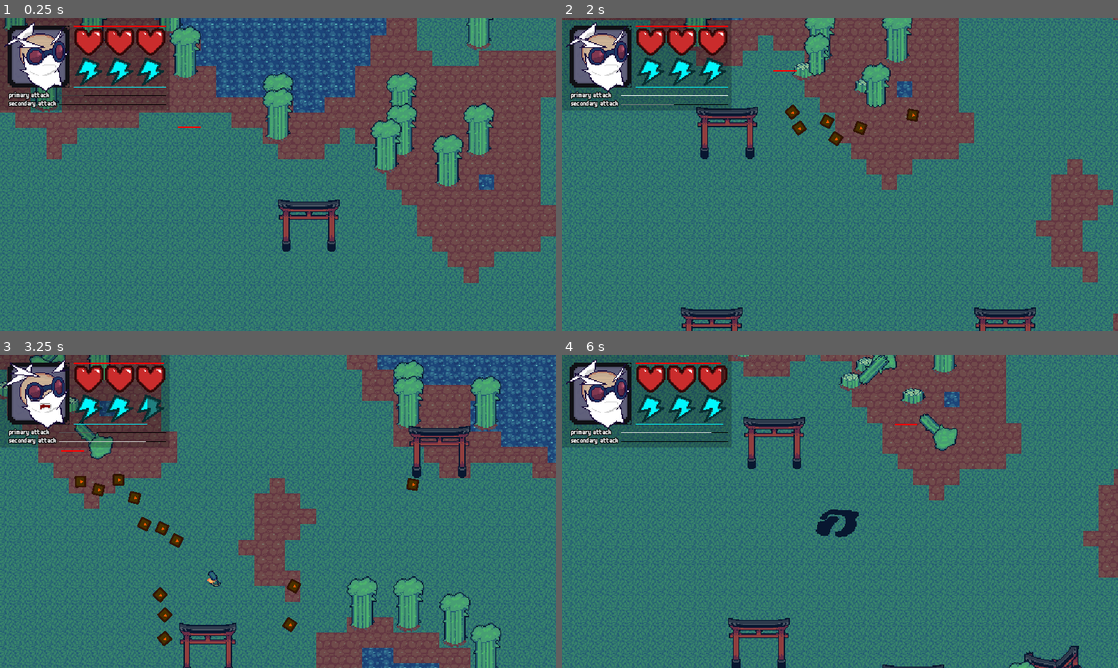
Above: before the commit, frames 1-4 (two rows, left to right).
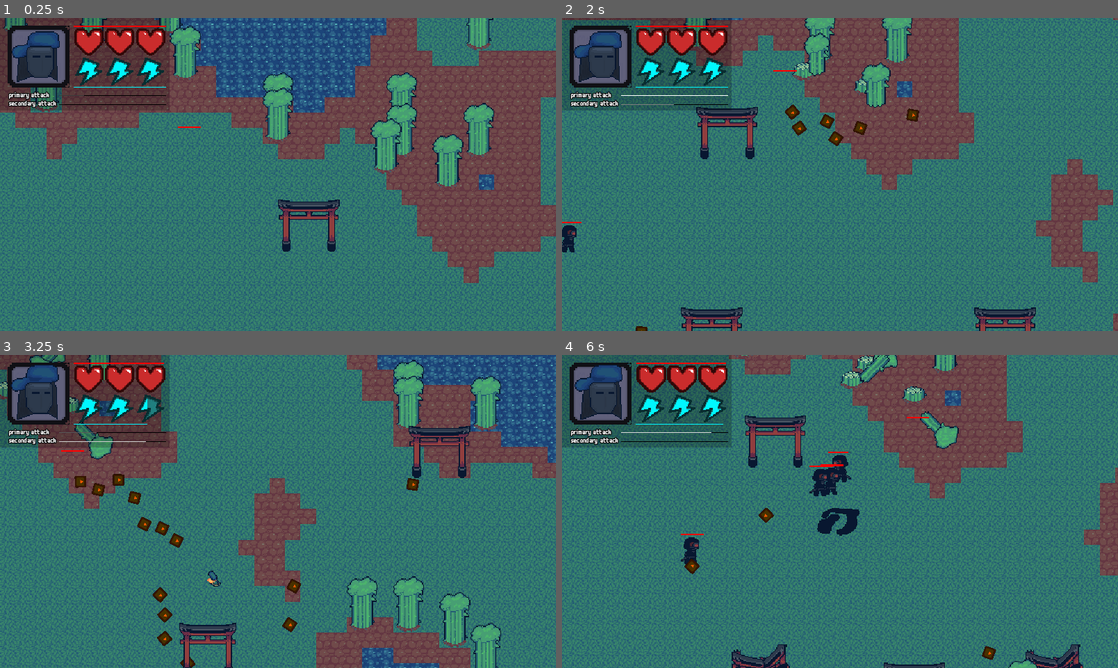
Above: after the commit, the same moments.

Repository: slotling/collateral-damage-gwj71
Game: Godot game, scene res://Scenes/Root/world.tscn
Same seed, same stepped clock (60 frames per second), same inputs: the game is played once before the commit and once after it. The engine's default icon, where the game draws it, is replaced by a stand-in: a white triangle on a blue panel in a dark square.
Inputs (mouse positions are in pixels of both pictures, inside the frame that each line leads up to):
- Up to frame 1 (0.25 s): no input
- Up to frame 2 (2 s): move the mouse to (962, 158) at 0.52 s; hold D (right) 0.53-1.28 s; click (962, 158) at 0.6 s; move the mouse to (728, 190) at 1.27 s; hold S (backward) from 1.28 s (still down); right-click (728, 190) at 1.35 s
- Up to frame 3 (3.25 s): move the mouse to (333, 442) at 2.02 s; release S (backward) at 2.03 s; hold D (right) 2.03-2.78 s; hold Shift (run) 2.03-2.78 s; move the mouse to (250, 574) at 2.77 s; hold W (forward) from 2.78 s (still down); click (250, 574) at 2.85 s
- Up to frame 4 (6 s): move the mouse to (1006, 558) at 3.52 s; release W (forward) at 3.53 s; hold A (left) 3.53-5.03 s; right-click (1006, 558) at 3.6 s; move the mouse to (673, 464) at 4.27 s; tap Shift (run) at 4.35 s; move the mouse to (867, 511) at 5.02 s; hold S (backward) 5.03-5.78 s; click (867, 511) at 5.1 s; move the mouse to (756, 433) at 5.77 s; hold D (right) from 5.78 s (still down); right-click (756, 433) at 5.85 s

The runs differ from the first frame. In frame 1, 1.4% of the frame differs, in the area x 0-13%, y 1-24%; in frame 2, 1.6%; in frame 3, 1.6%; in frame 4, 22%, in the area x 0-100%, y 0-100%.

Commit message:
natascha hud icon

Diff:
--- a/Handlers/health_handler.tscn
+++ b/Handlers/health_handler.tscn
@@ -15,6 +15,7 @@
 autostart = true
 
 [node name="HealthBar" type="ProgressBar" parent="."]
+z_index = 100
 offset_left = -24.0
 offset_top = -67.0
 offset_right = 24.0
--- a/Scenes/Entities/Characters/arsonist_player.tscn
+++ b/Scenes/Entities/Characters/arsonist_player.tscn
@@ -1,10 +1,15 @@
-[gd_scene load_steps=4 format=3 uid="uid://dl472ck8pk4d7"]
+[gd_scene load_steps=5 format=3 uid="uid://dl472ck8pk4d7"]
 
 [ext_resource type="PackedScene" uid="uid://d2vt5m4ks2jor" path="res://Scenes/Entities/player.tscn" id="1_ofonj"]
 [ext_resource type="Script" path="res://Handlers/AttackHandlers/CharacterAttacks/Arsonist_Attack1.gd" id="2_owpu5"]
+[ext_resource type="Texture2D" uid="uid://cd77payn6vbp" path="res://Assets/Emotions/NataschaNapalm/NataschaNapalmEmotions.png" id="2_r1t3h"]
 [ext_resource type="Script" path="res://Handlers/AttackHandlers/CharacterAttacks/Arsonist_Attack2.gd" id="3_0124p"]
 
 [node name="ArsonistPlayer" instance=ExtResource("1_ofonj")]
+icon_texture = ExtResource("2_r1t3h")
+
+[node name="HealthHandler" parent="." index="5"]
+regen = true
 
 [node name="CharacterAttack1" parent="." index="6"]
 script = ExtResource("2_owpu5")
--- a/Scenes/Entities/Characters/demolitionist_player.tscn
+++ b/Scenes/Entities/Characters/demolitionist_player.tscn
@@ -1,11 +1,13 @@
-[gd_scene load_steps=5 format=3 uid="uid://djorhqqn1rked"]
+[gd_scene load_steps=6 format=3 uid="uid://djorhqqn1rked"]
 
 [ext_resource type="PackedScene" uid="uid://d2vt5m4ks2jor" path="res://Scenes/Entities/player.tscn" id="1_w0i3m"]
+[ext_resource type="Texture2D" uid="uid://dgfuu1enctak4" path="res://Assets/Emotions/TeddyDynamite/TeddyDynamiteEmotionSheet.png" id="2_8axrv"]
 [ext_resource type="Script" path="res://Handlers/AttackHandlers/CharacterAttacks/Demolitionist_Attack1.gd" id="2_svhre"]
 [ext_resource type="Texture2D" uid="uid://b1k3mggtht0mx" path="res://icon.svg" id="3_akf5q"]
 [ext_resource type="Script" path="res://Handlers/AttackHandlers/CharacterAttacks/Demolitionist_Attack2.gd" id="3_sfkv8"]
 
 [node name="DemolitionistPlayer" instance=ExtResource("1_w0i3m")]
+icon_texture = ExtResource("2_8axrv")
 
 [node name="CharacterAttack1" parent="." index="6"]
 script = ExtResource("2_svhre")
--- a/Scenes/Entities/Enemies/terminator_enemy.gd
+++ b/Scenes/Entities/Enemies/terminator_enemy.gd
@@ -4,9 +4,6 @@
 
 
 
-func _process(delta):
-	sprite.flip_h = !bool(sign(dir.x) + 1)
-
 func _on_state_changed(new_state):
 	if new_state == "walk" or new_state == "idle":
 		anim_player.play(new_state)
--- a/Scenes/Entities/enemy.gd
+++ b/Scenes/Entities/enemy.gd
@@ -47,6 +47,8 @@
 
 	movement_handler.running = movement_handler.bot_sprint_condition
 
+	sprite.flip_h = !bool(sign(dir.x) + 1)
+
 	prev_state = state
 
 	move_and_slide()
--- a/Scenes/Entities/enemy.tscn
+++ b/Scenes/Entities/enemy.tscn
@@ -49,6 +49,7 @@
 health = 50
 max_health = 50
 regen = true
+seconds_to_regen = 5.0
 show_bar = true
 
 [node name="MovementHandler" parent="." instance=ExtResource("3_od5h0")]
--- a/Scenes/Entities/player.gd
+++ b/Scenes/Entities/player.gd
@@ -7,7 +7,12 @@
 @onready var secondary_attack: Node = $CharacterAttack2
 @onready var game_ui: Node = $GUI
 
+@export var icon_texture: Texture2D = null
+
 var state: String = "idle"
+
+func _ready():
+	game_ui.icon.texture = icon_texture
 
 func _physics_process(delta):
 	movement_handler.dir = Input.get_vector("left", "right", "forward", "backward").normalized()
--- a/Scenes/Environment/torii_gate.gd
+++ b/Scenes/Environment/torii_gate.gd
@@ -12,8 +12,7 @@
 
 	if state == "dead":
 
-		$HurtBoxHandler.strength = 40
-
+		$HurtBoxHandler.strength = 25
 
 		if cause == "Exploded":
 			sprite.flip_h = bool(randi_range(1, 0))
--- a/Scenes/Environment/torii_gate.tscn
+++ b/Scenes/Environment/torii_gate.tscn
@@ -418,9 +418,6 @@
 [sub_resource type="RectangleShape2D" id="RectangleShape2D_vidha"]
 size = Vector2(16, 16)
 
-[sub_resource type="RectangleShape2D" id="RectangleShape2D_1jkpk"]
-size = Vector2(16, 72)
-
 [node name="ToriiGate" instance=ExtResource("1_6cbch")]
 script = ExtResource("2_bslew")
 
@@ -457,7 +454,7 @@
 
 [node name="HurtBoxHandler" parent="." index="6" instance=ExtResource("6_43k1e")]
 monitorable = false
-strength = 50
+strength = 100
 cause = "Crushed"
 
 [node name="CollisionShape2D" type="CollisionShape2D" parent="HurtBoxHandler" index="0"]
@@ -472,13 +469,5 @@
 offset = Vector2(0, -32)
 hframes = 8
 
-[node name="CollisionShape2D" type="CollisionShape2D" parent="." index="8"]
-position = Vector2(-48, -36)
-shape = SubResource("RectangleShape2D_1jkpk")
-
-[node name="CollisionShape2D2" type="CollisionShape2D" parent="." index="9"]
-position = Vector2(48, -32)
-shape = SubResource("RectangleShape2D_1jkpk")
-
 [connection signal="hit" from="HitBoxHandler" to="." method="_on_hit_box_handler_hit"]
 [connection signal="timeout" from="DecayTimer" to="." method="_on_decay_timer_timeout"]
--- a/Scenes/Root/world.tscn
+++ b/Scenes/Root/world.tscn
@@ -2,14 +2,13 @@
 
 [ext_resource type="PackedScene" uid="uid://d3hrl4tjnukfe" path="res://Scenes/Generation/terrain.tscn" id="1_r6r10"]
 [ext_resource type="PackedScene" uid="uid://dl472ck8pk4d7" path="res://Scenes/Entities/Characters/arsonist_player.tscn" id="4_6tavc"]
-[ext_resource type="PackedScene" uid="uid://cr1bp5pyswuyb" path="res://Scenes/Entities/Enemies/car_enemy.tscn" id="4_a3550"]
+[ext_resource type="PackedScene" path="res://Scenes/Entities/Enemies/car_enemy.tscn" id="4_a3550"]
 [ext_resource type="PackedScene" uid="uid://14wcwtgp2v2v" path="res://Handlers/wave_handler.tscn" id="4_apm3v"]
 
 [node name="World" type="Node2D" groups=["main"]]
 y_sort_enabled = true
 
 [node name="WaveHandler" parent="." instance=ExtResource("4_apm3v")]
-enabled = false
 wave_cooldown = 3
 max_enemy_count = 10
 max_wave_count = 10
Binary file added: Assets/Emotions/NataschaNapalm/NataschaNapalmEmotions.png
Not shown, added: Assets/Emotions/NataschaNapalm/NataschaNapalmEmotions.png.import
Binary file added: Assets/Textures/Shurikens.png
Not shown, added: Assets/Textures/Shurikens.png.import
Not shown: 1 places in Scenes/Environment/torii_gate.tscn that only renumber resources
